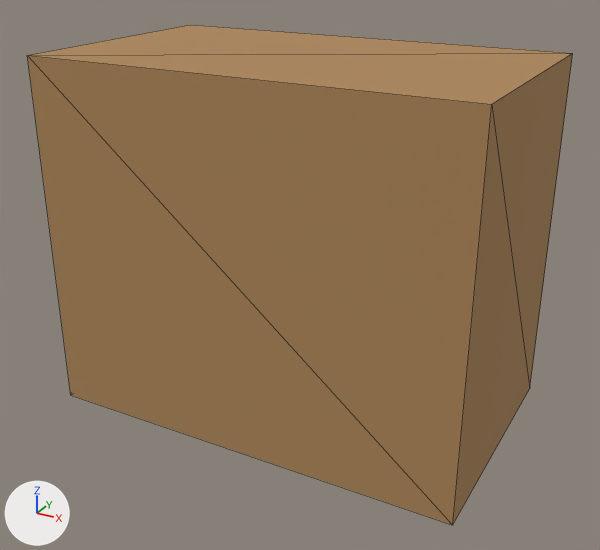
Before and after pictures for a commit that changed the glTF model godot/assets/loot_crate.glb.
Rendered twice from a 50 mm camera at (1.04, -1.902, 1.337) aimed at (0.015, -0.039, 0.405). Every picture has the same lights, and +X, +Y and +Z are marked at lower left. The first picture is the older version. Mesh edges are drawn as thin lines. Vertices at exactly the same position are counted once.

Objects in the first picture: 'DD_Prop_LootCrate'.
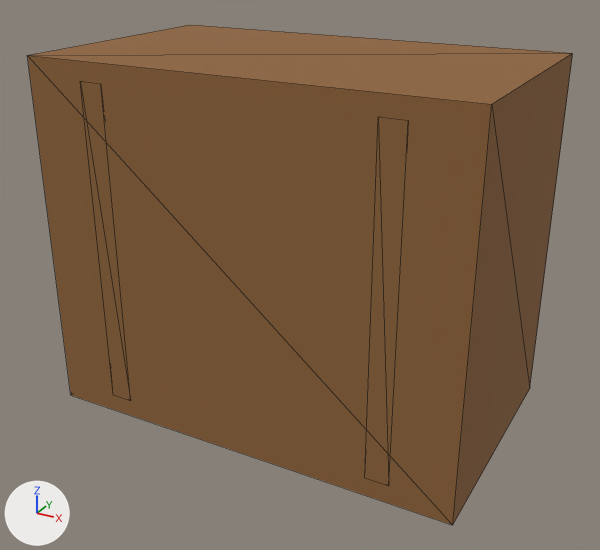
Patch to the scene script:
```diff
--- a/godot/assets/loot_crate.glb.py
+++ b/godot/assets/loot_crate.glb.py
@@ mat_dd_wood_light @@
+mat_dd_wood_light = principled_material('DD_wood_light')
+mat_dd_wood_light.base_color = (0.274, 0.126, 0.0397)  # brown #8f6338
+mat_dd_wood_light.roughness = 0.93
@@ mat_dd_steel @@
+mat_dd_steel = principled_material('DD_steel')
+mat_dd_steel.base_color = (0.0301, 0.0509, 0.0593)  # dark cyan #304045
+mat_dd_steel.roughness = 0.93
@@ me_cube_001 @@
 # used by ob_dd_prop_lootcrate; location = (0.0, 0.0, 0.5)
-me_cube_001.from_pydata(...)  # 8 vertices, 12 faces; spans x -0.6..0.6, y -0.35..0.35, z -0.5..0.5
-me_cube_001.materials.append(mat_dd_wood_matte)  # brown #ad8659
+me_cube_001.from_pydata(...)  # 24 vertices, 36 faces; spans x -0.6..0.6, y -0.35..0.35, z 0.0..1.0
+# me_cube_001 part 1: the whole mesh is rebuilt
+me_cube_001.materials.append(mat_dd_wood_light)  # brown #8f6338
+me_cube_001.materials.append(mat_dd_steel)  # dark cyan #304045
@@ ob_dd_prop_lootcrate @@
 ob_dd_prop_lootcrate = bpy.data.objects.new('DD_Prop_LootCrate', me_cube_001)
-ob_dd_prop_lootcrate.location = (0.0, 0.0, 0.5)
+ob_dd_prop_lootcrate.location = (0.0, 0.0, 0.0)
```

Boxes [x1, y1, x2, y2] around the edits, measured in the pictures (600 x 550 px):
'DD_Prop_LootCrate', reshaped, moved: [27, 25, 573, 525] in both
